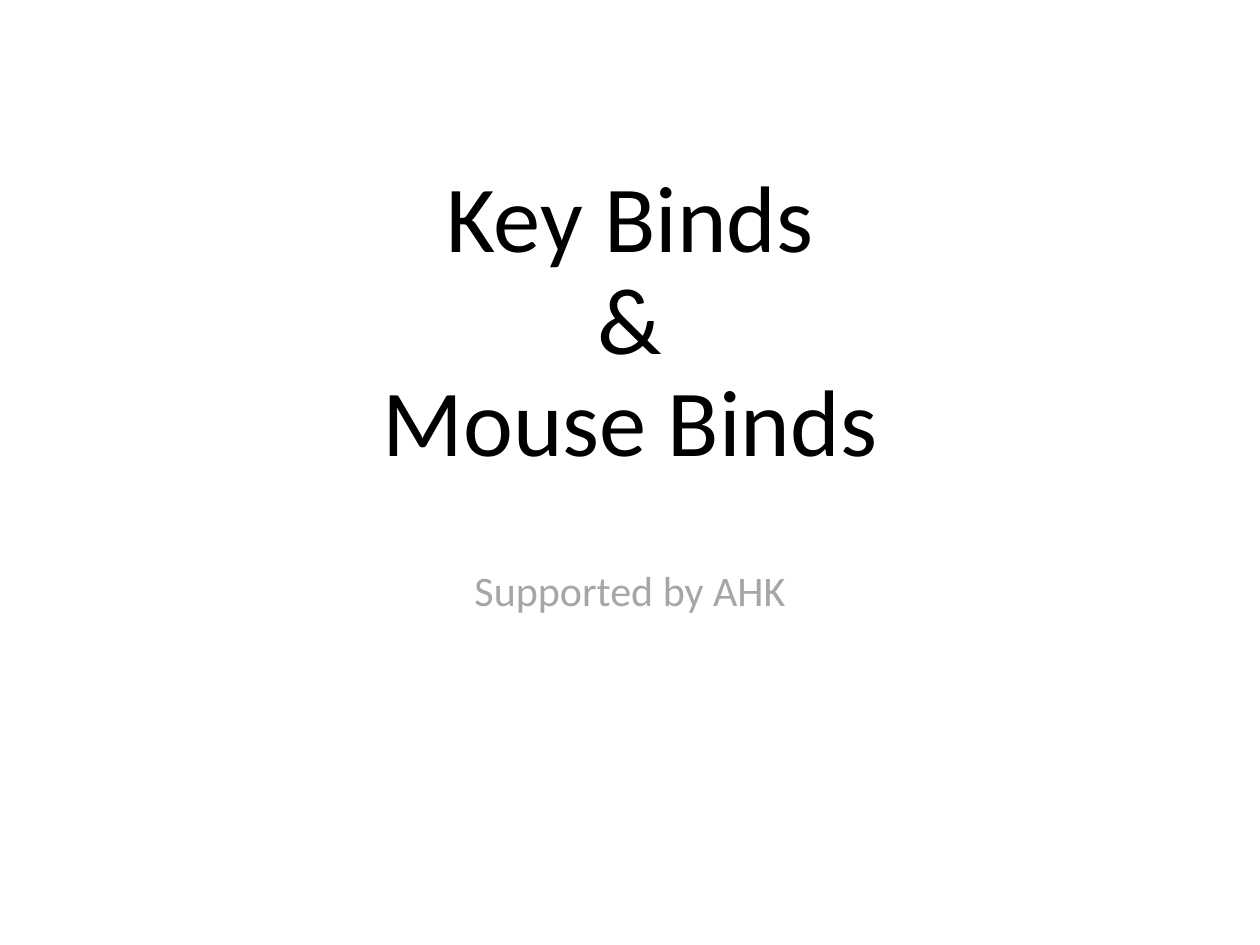
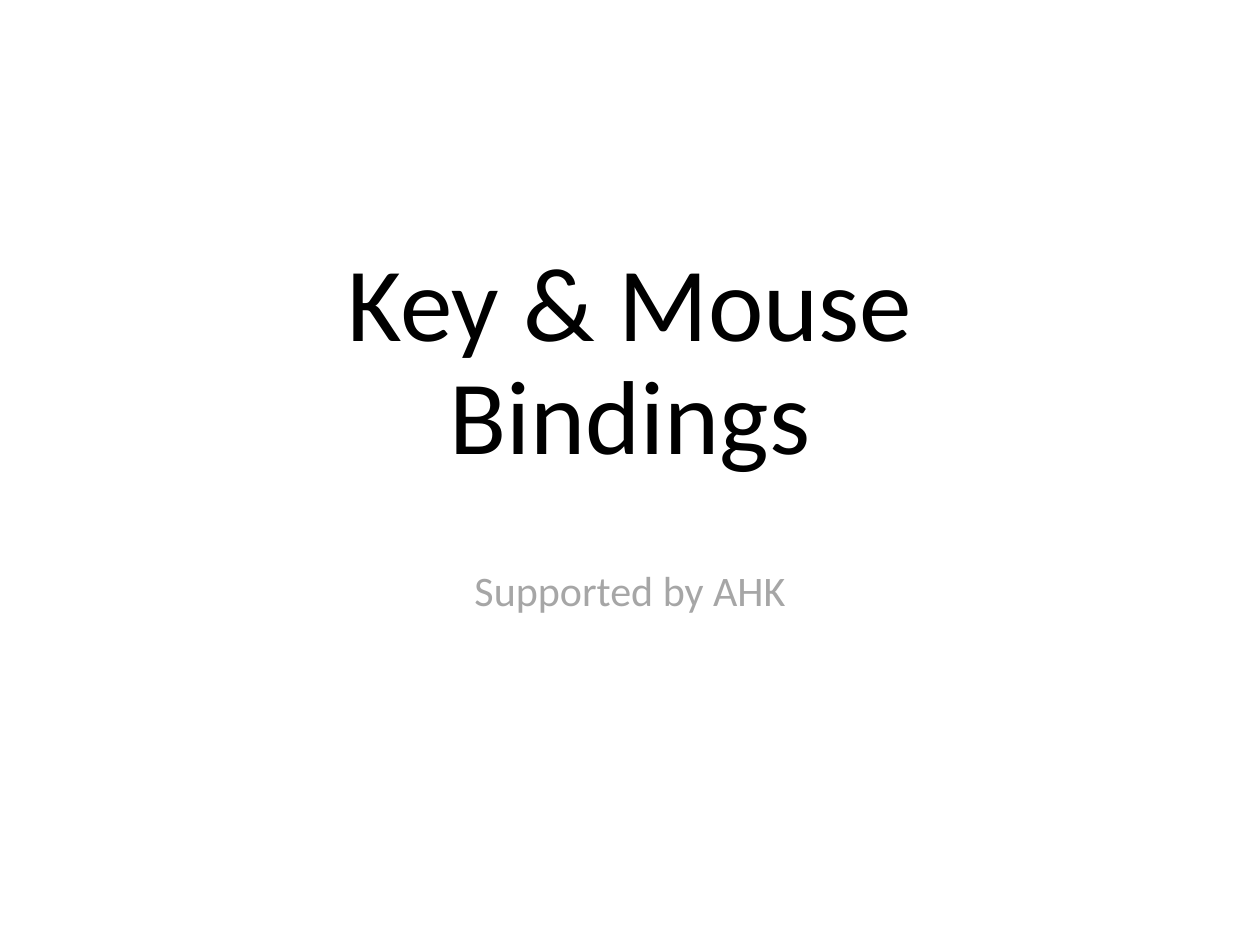
Before and after one commit to ittooo66/myAHK, a slide deck: slide 1 of MANUAL.pptx. Drawn at 1260x945 pixels with LibreOffice and Linux fonts; fonts in the diff are those of the drawing. Boxes give left, top, right and bottom in pixels: in the first picture for what was removed or moved away, otherwise in the second. Text is boxed around its words. In the diff, an @@ line names an element or a change of style, - is before the commit and + after.

```diff
--- a/MANUAL.pptx
+++ b/MANUAL.pptx
@@ title at (x1=348, y1=273, x2=912, y2=472): text changed; size 54 to 60 pt @@
-Key Binds
-&
-Mouse Binds
+Key & Mouse
+Bindings
```
Also in this commit, not shown: 1 other slide changed.
